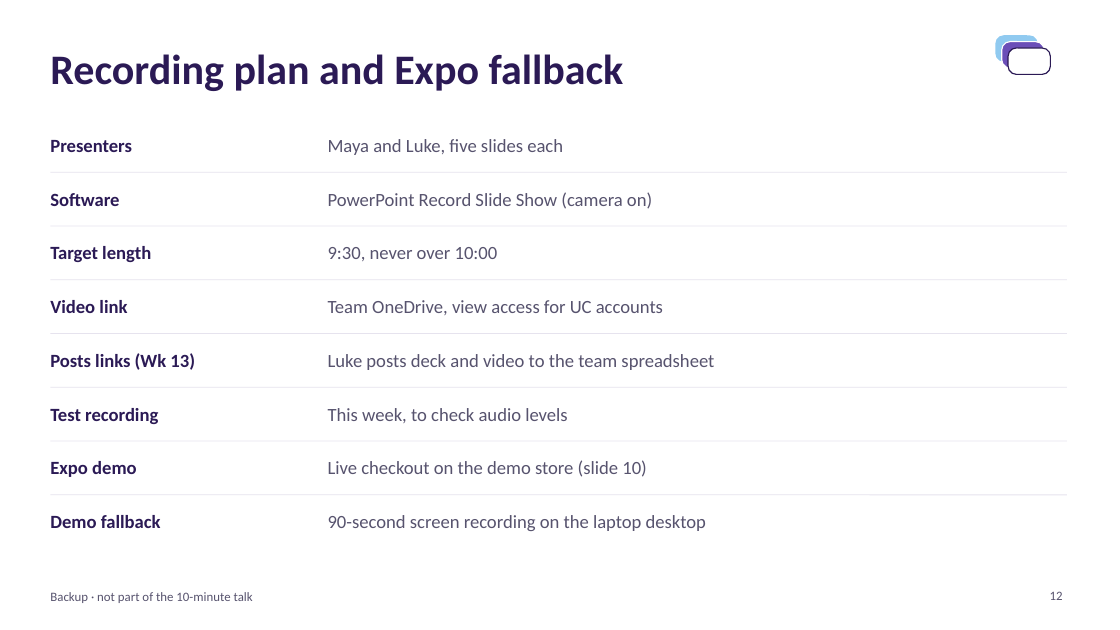
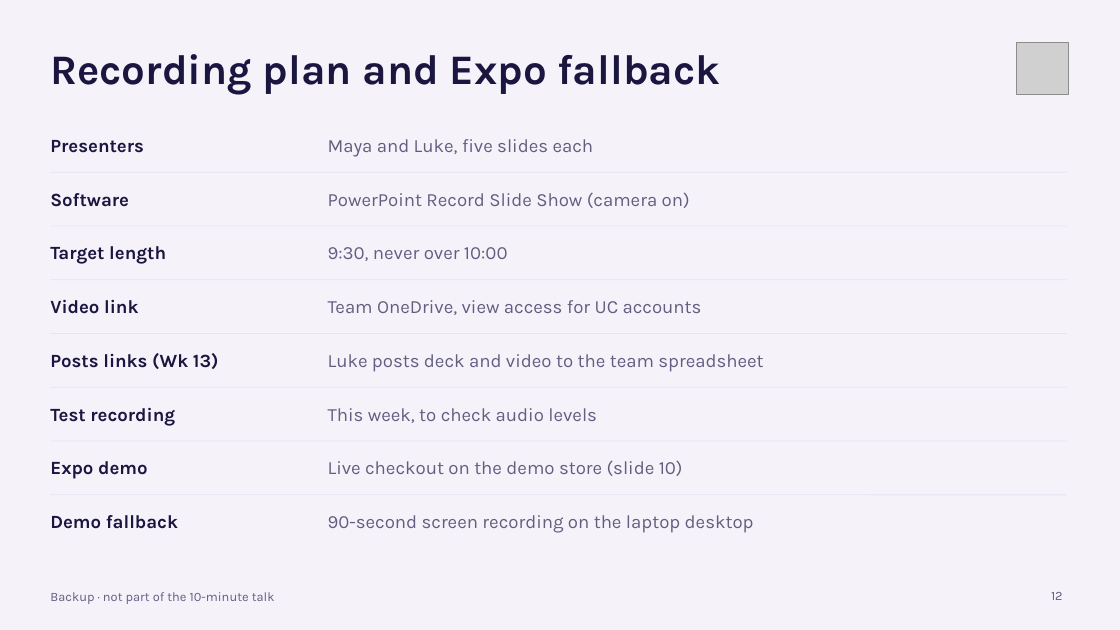
Before and after one commit to Maya2234/capstone, a slide deck: slide 12 of Presentation/CardStack_Design_Presentation_Draft.pptx. Drawn at 1120x630 pixels with LibreOffice and Linux fonts; fonts in the diff are those of the drawing; grey boxes stand for pictures. Boxes give left, top, right and bottom in pixels: in the first picture for what was removed or moved away, otherwise in the second. Text is boxed around its words. In the diff, an @@ line names an element or a change of style, - is before the commit and + after.

```diff
--- a/Presentation/CardStack_Design_Presentation_Draft.pptx
+++ b/Presentation/CardStack_Design_Presentation_Draft.pptx
@@ background #FFFFFF to #F6F2FA @@
@@ rounded rectangle removed at bbox=[996, 35, 1038, 62] @@
@@ rounded rectangle removed at bbox=[1002, 42, 1044, 69] @@
@@ rounded rectangle removed at bbox=[1008, 48, 1050, 75] @@
@@ picture added at bbox=[1017, 42, 1069, 94] @@
@@ font Calibri to Karla, text colour #2B1A55 to #1A1640 in 9 elements at bbox=[50, 54, 721, 95], bbox=[50, 140, 144, 153], bbox=[50, 193, 129, 207], bbox=[50, 246, 166, 264], bbox=[50, 299, 138, 314], bbox=[50, 353, 219, 369], bbox=[50, 407, 175, 426], bbox=[50, 461, 147, 479], bbox=[50, 515, 178, 529] @@
@@ font Calibri to Karla, text colour #57536E to #625E80 in 10 elements at bbox=[1051, 592, 1063, 600], bbox=[50, 592, 275, 604], bbox=[328, 139, 594, 157], bbox=[328, 192, 690, 208], bbox=[328, 247, 508, 261], bbox=[328, 300, 702, 315], bbox=[328, 354, 763, 372], bbox=[328, 408, 597, 423], bbox=[328, 460, 683, 476], bbox=[328, 515, 754, 533] @@
```
Also in this commit, not shown: 15 other slides changed, 1 other file.
